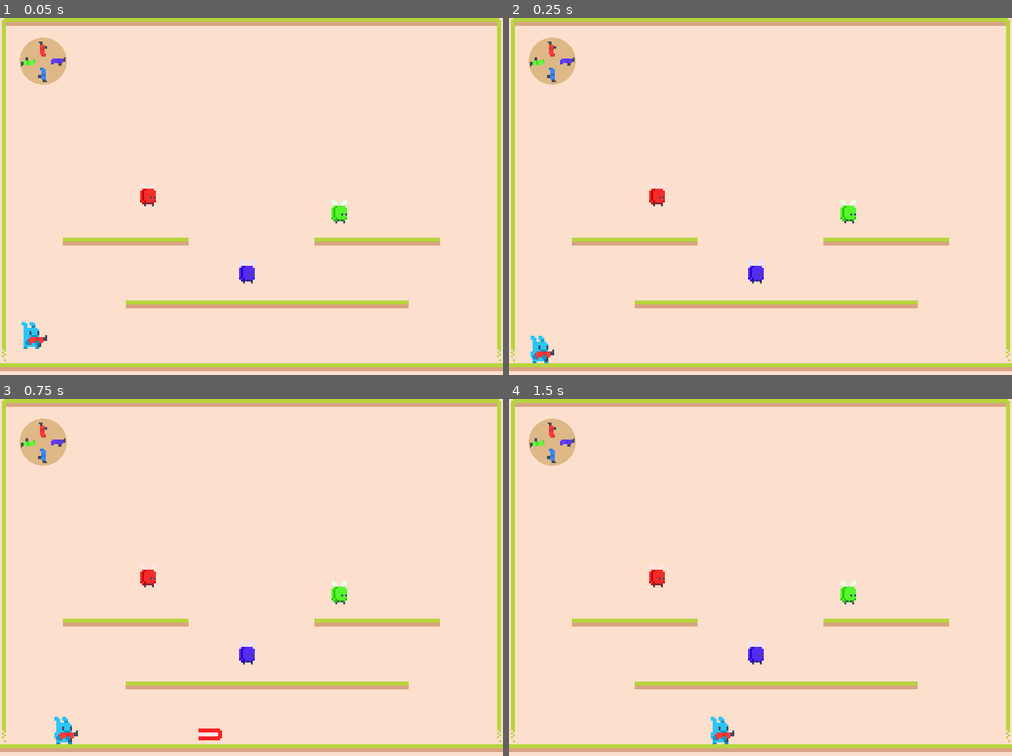
Above: before the commit, frames 1-4 (two rows, left to right).
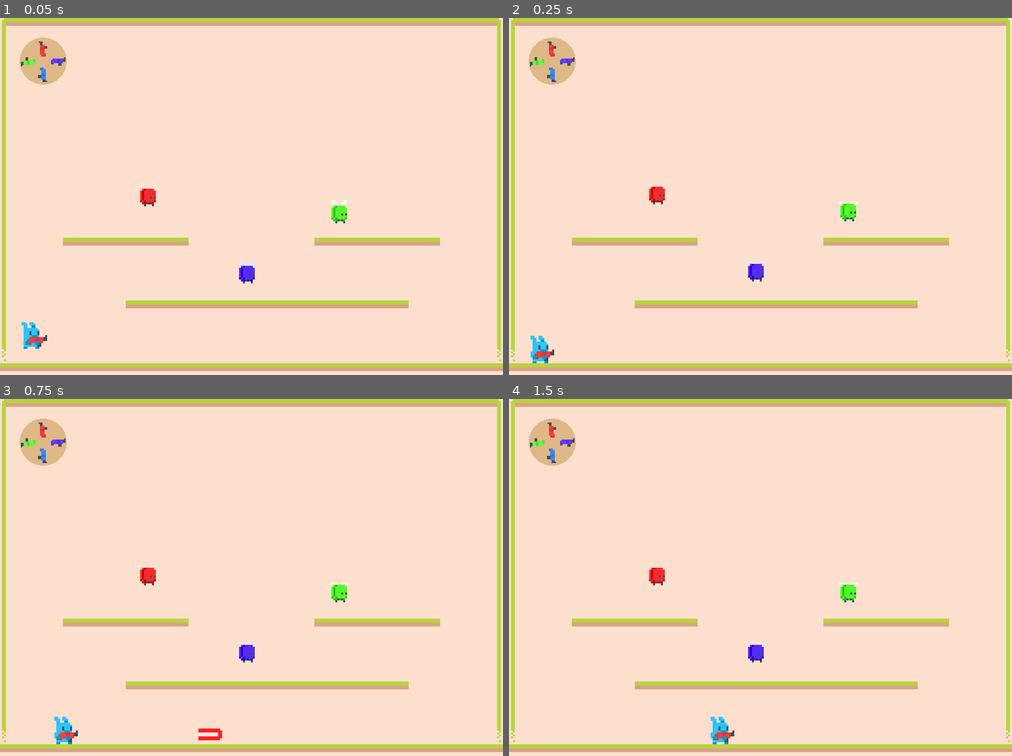
Above: after the commit, the same moments.

Repository: twe4ked/rotato
Game: Godot game, scene res://World.tscn
Two runs of this game, one before a commit and one after it. Both use one fixed random seed, a clock stepped at 60 frames per second and the inputs below.
Inputs:
- Up to frame 1 (0.05 s): no input
- Up to frame 2 (0.25 s): no input
- Up to frame 3 (0.75 s): tap Enter (ui_accept) at 0.5 s; hold Right (ui_right) from 0.53 s (still down)
- Up to frame 4 (1.5 s): keep holding Right (ui_right); tap Enter (ui_accept) at 0.77 s

Frame 1 is identical in both runs. In frame 2, 0.2% of the frame differs, in the area x 27-70%, y 47-75%; in frame 3, 0.2%; in frame 4, 0.2%.

Commit message:
Play enemy sprite

Diff:
--- a/Enemy.gd
+++ b/Enemy.gd
@@ -12,6 +12,8 @@
 onready var sprite = $AnimatedSprite
 
 func _ready():
+	sprite.play()
+
 	var hue = 0.0
 	match weapon_color:
 		WeaponColor.Red:
